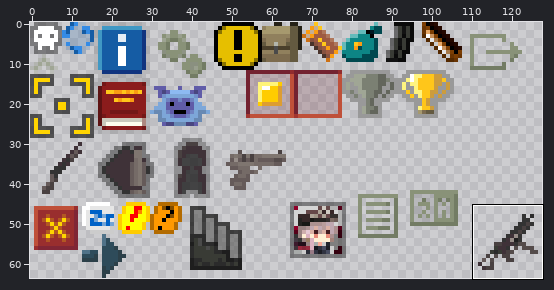
Sprite sheet: core/src/main/assets/icons.png. Above: a wide view before the commit, with the close-up outlined.
Close-up. The starting point:
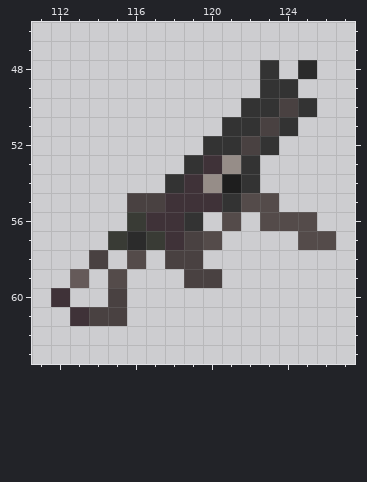
The file is 128x64 pixels. Colours within 5 levels of each other are drawn and written as one. Shown: x 111..127, y 46..63. The commit also changed other parts of the picture, which this record leaves out.
The same view after the edit:
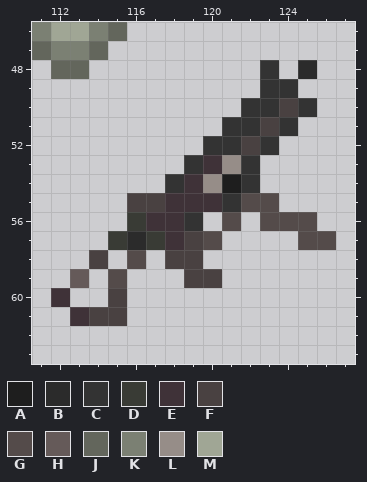
Palette (. is transparent): A #1e1e1e  B #2b2b2b  C #333333  D #393b35  E #3f3238  F #494141  G #544b4a  H #655a59  J #63665c  K #7b8073  L #968d88  M #a0a695
From old to new:
y 46: x 111..115 ..... -> KMMKJ
y 47: x 111..114 .... -> JKKJ
y 48: x 112..113 .. -> JJ
Boxes around the changes in both close-ups, in picture pixels (x1, y1, x2, y2):
added: (32, 22, 127, 79)
